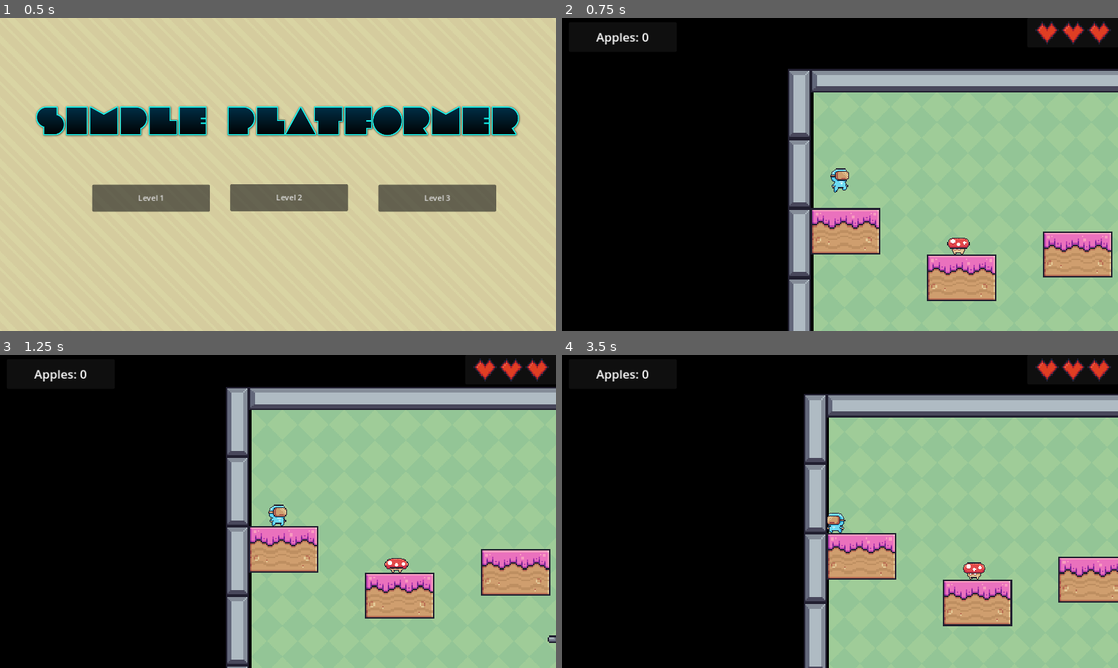
Above: before the commit, frames 1-4 (two rows, left to right).
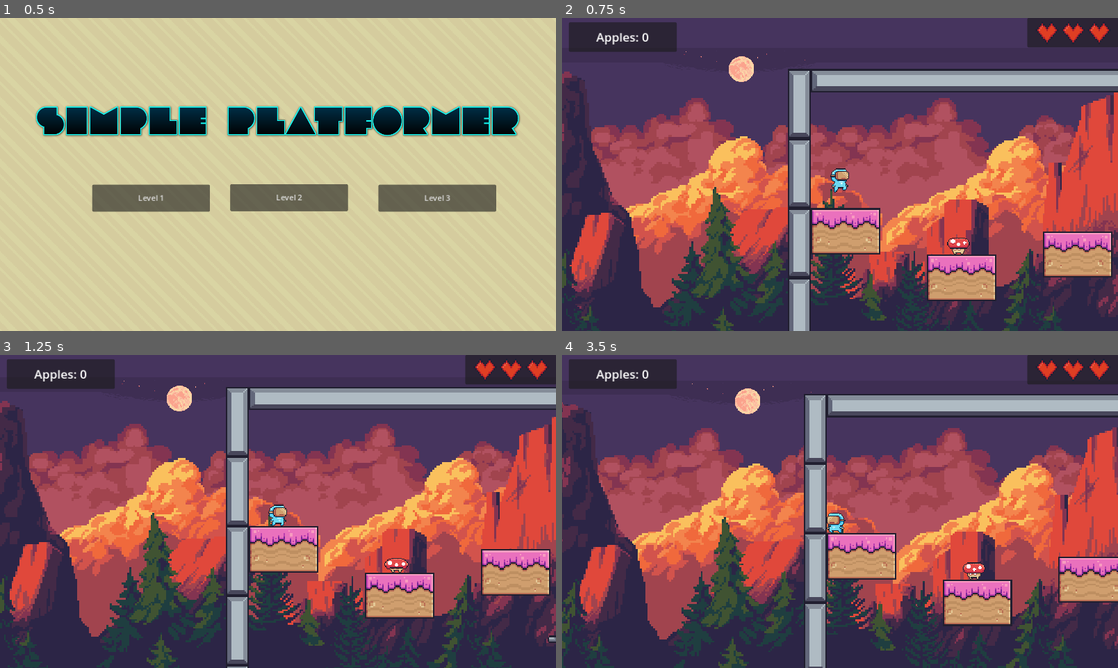
Above: after the commit, the same moments.

Repository: spageektti/simple-platformer-godot
Game: Godot game, scene res://scenes/menu/main_menu.tscn
The game is run twice, just before and just after one commit, with the same random seed, the same clock (stepped at 60 frames per second) and the same inputs.
Inputs:
- Up to frame 1 (0.5 s): no input
- Up to frame 2 (0.75 s): click "Level 3" at 0.5 s
- Up to frame 3 (1.25 s): no input
- Up to frame 4 (3.5 s): hold D (right) 1.28-2.78 s; tap Space (up) at 1.52, 2.27 s; hold Left (left) from 2.78 s (still down)

Frame 1 is identical in both runs. In frame 2, 86% of the frame differs, in the area x 0-100%, y 0-100%; in frame 3, 86%; in frame 4, 86%.

Commit message:
Finish background level 1 and 3

Diff:
--- a/scenes/levels/level1.tscn
+++ b/scenes/levels/level1.tscn
@@ -13,6 +13,11 @@
 [ext_resource type="PackedScene" uid="uid://dlq3pmsxs2l7w" path="res://scenes/objects/platforms/gold_moving_platform.tscn" id="9_rsjcs"]
 [ext_resource type="Texture2D" uid="uid://c6tbk8xp0vorn" path="res://assets/paused.png" id="10_mfjpi"]
 [ext_resource type="PackedScene" uid="uid://dfc1pgj3xjeqk" path="res://scenes/objects/characters/mushroom.tscn" id="11_2nwsn"]
+[ext_resource type="Texture2D" uid="uid://bjhg46g3s1845" path="res://assets/backgrounds/mountains/sky.png" id="14_8hr0l"]
+[ext_resource type="Texture2D" uid="uid://dwvukwcb3bpu" path="res://assets/backgrounds/mountains/far-clouds.png" id="15_3a3t3"]
+[ext_resource type="Texture2D" uid="uid://dm0mcwlh2lgrs" path="res://assets/backgrounds/mountains/near-clouds.png" id="16_g4xui"]
+[ext_resource type="Texture2D" uid="uid://dgmax7lcjx6uf" path="res://assets/backgrounds/mountains/mountains.png" id="17_u2kso"]
+[ext_resource type="Texture2D" uid="uid://dpmuldl0cwkcg" path="res://assets/backgrounds/mountains/trees.png" id="18_tk7ef"]
 
 [sub_resource type="TileSetAtlasSource" id="TileSetAtlasSource_poheg"]
 texture = ExtResource("2_cn4ln")
@@ -621,6 +626,7 @@
 [node name="Node" type="Node"]
 
 [node name="TextureRect" type="TextureRect" parent="."]
+visible = false
 texture_filter = 1
 offset_right = 3665.0
 offset_bottom = 684.0
@@ -922,5 +928,78 @@
 [node name="mushroom6" parent="." instance=ExtResource("11_2nwsn")]
 position = Vector2(3327, 53)
 
+[node name="ParallaxBackground" type="ParallaxBackground" parent="."]
+
+[node name="ParallaxLayer" type="ParallaxLayer" parent="ParallaxBackground"]
+position = Vector2(0, 1)
+motion_scale = Vector2(0.4, 0.4)
+motion_mirroring = Vector2(3200, 2400)
+
+[node name="Sprite2D" type="Sprite2D" parent="ParallaxBackground/ParallaxLayer"]
+texture_filter = 1
+texture = ExtResource("14_8hr0l")
+centered = false
+region_enabled = true
+region_rect = Rect2(0, 0, 3200, 2400)
+
+[node name="ParallaxLayer4" type="ParallaxLayer" parent="ParallaxBackground"]
+texture_filter = 1
+position = Vector2(0, -150)
+scale = Vector2(4, 4)
+motion_scale = Vector2(0.6, 0.6)
+motion_mirroring = Vector2(2048, 2048)
+
+[node name="Sprite2D" type="Sprite2D" parent="ParallaxBackground/ParallaxLayer4"]
+texture_filter = 1
+texture_repeat = 2
+texture = ExtResource("15_3a3t3")
+centered = false
+region_enabled = true
+region_rect = Rect2(0, 0, 2400, 240)
+
+[node name="ParallaxLayer5" type="ParallaxLayer" parent="ParallaxBackground"]
+texture_filter = 1
+position = Vector2(0, -150)
+scale = Vector2(4, 4)
+motion_scale = Vector2(0.8, 0.8)
+motion_mirroring = Vector2(2048, 2048)
+
+[node name="Sprite2D" type="Sprite2D" parent="ParallaxBackground/ParallaxLayer5"]
+texture_filter = 1
+texture_repeat = 2
+texture = ExtResource("16_g4xui")
+centered = false
+region_enabled = true
+region_rect = Rect2(0, 0, 2400, 240)
+
+[node name="ParallaxLayer3" type="ParallaxLayer" parent="ParallaxBackground"]
+texture_filter = 1
+position = Vector2(0, -150)
+scale = Vector2(4, 4)
+motion_scale = Vector2(0.4, 0.4)
+motion_mirroring = Vector2(2048, 2048)
+
+[node name="Sprite2D" type="Sprite2D" parent="ParallaxBackground/ParallaxLayer3"]
+texture_filter = 1
+texture_repeat = 2
+texture = ExtResource("17_u2kso")
+centered = false
+region_enabled = true
+region_rect = Rect2(0, 0, 2400, 240)
+
+[node name="ParallaxLayer2" type="ParallaxLayer" parent="ParallaxBackground"]
+position = Vector2(0, -150)
+scale = Vector2(4, 4)
+motion_scale = Vector2(0.6, 0.6)
+motion_mirroring = Vector2(2048, 2048)
+
+[node name="Sprite2D" type="Sprite2D" parent="ParallaxBackground/ParallaxLayer2"]
+texture_filter = 1
+texture_repeat = 2
+texture = ExtResource("18_tk7ef")
+centered = false
+region_enabled = true
+region_rect = Rect2(0, 0, 2400, 240)
+
 [connection signal="pressed" from="UI/Pause/Panel/VBoxContainer/Resume" to="UI/Pause" method="_on_resume_pressed"]
 [connection signal="pressed" from="UI/Pause/Panel/VBoxContainer/MainMenu" to="UI/Pause" method="_on_main_menu_pressed"]
--- a/scenes/levels/level3.tscn
+++ b/scenes/levels/level3.tscn
@@ -14,6 +14,11 @@
 [ext_resource type="PackedScene" uid="uid://cn23b1p2ut1vd" path="res://scenes/objects/items/collectable.tscn" id="9_vafmq"]
 [ext_resource type="Script" path="res://fall_area.gd" id="10_3sm1c"]
 [ext_resource type="PackedScene" uid="uid://dfc1pgj3xjeqk" path="res://scenes/objects/characters/mushroom.tscn" id="11_1dsek"]
+[ext_resource type="Texture2D" uid="uid://bjhg46g3s1845" path="res://assets/backgrounds/mountains/sky.png" id="15_p01as"]
+[ext_resource type="Texture2D" uid="uid://dwvukwcb3bpu" path="res://assets/backgrounds/mountains/far-clouds.png" id="16_n01bj"]
+[ext_resource type="Texture2D" uid="uid://dm0mcwlh2lgrs" path="res://assets/backgrounds/mountains/near-clouds.png" id="17_ncwym"]
+[ext_resource type="Texture2D" uid="uid://dgmax7lcjx6uf" path="res://assets/backgrounds/mountains/mountains.png" id="18_alwxw"]
+[ext_resource type="Texture2D" uid="uid://dpmuldl0cwkcg" path="res://assets/backgrounds/mountains/trees.png" id="19_5xv02"]
 
 [sub_resource type="TileSetAtlasSource" id="TileSetAtlasSource_poheg"]
 texture = ExtResource("2_1goq6")
@@ -614,6 +619,7 @@
 [node name="Node" type="Node"]
 
 [node name="TextureRect" type="TextureRect" parent="."]
+visible = false
 texture_filter = 1
 offset_left = 1.0
 offset_top = -2.0
@@ -918,6 +924,79 @@
 [node name="collectable39" parent="." instance=ExtResource("9_vafmq")]
 position = Vector2(1792, 128)
 
+[node name="ParallaxBackground" type="ParallaxBackground" parent="."]
+
+[node name="ParallaxLayer" type="ParallaxLayer" parent="ParallaxBackground"]
+position = Vector2(0, 1)
+motion_scale = Vector2(0.4, 0.4)
+motion_mirroring = Vector2(3200, 2400)
+
+[node name="Sprite2D" type="Sprite2D" parent="ParallaxBackground/ParallaxLayer"]
+texture_filter = 1
+texture = ExtResource("15_p01as")
+centered = false
+region_enabled = true
+region_rect = Rect2(0, 0, 3200, 2400)
+
+[node name="ParallaxLayer4" type="ParallaxLayer" parent="ParallaxBackground"]
+texture_filter = 1
+position = Vector2(0, -150)
+scale = Vector2(4, 4)
+motion_scale = Vector2(0.6, 0.6)
+motion_mirroring = Vector2(2048, 2048)
+
+[node name="Sprite2D" type="Sprite2D" parent="ParallaxBackground/ParallaxLayer4"]
+texture_filter = 1
+texture_repeat = 2
+texture = ExtResource("16_n01bj")
+centered = false
+region_enabled = true
+region_rect = Rect2(0, 0, 2400, 240)
+
+[node name="ParallaxLayer5" type="ParallaxLayer" parent="ParallaxBackground"]
+texture_filter = 1
+position = Vector2(0, -150)
+scale = Vector2(4, 4)
+motion_scale = Vector2(0.8, 0.8)
+motion_mirroring = Vector2(2048, 2048)
+
+[node name="Sprite2D" type="Sprite2D" parent="ParallaxBackground/ParallaxLayer5"]
+texture_filter = 1
+texture_repeat = 2
+texture = ExtResource("17_ncwym")
+centered = false
+region_enabled = true
+region_rect = Rect2(0, 0, 2400, 240)
+
+[node name="ParallaxLayer3" type="ParallaxLayer" parent="ParallaxBackground"]
+texture_filter = 1
+position = Vector2(0, -150)
+scale = Vector2(4, 4)
+motion_scale = Vector2(0.4, 0.4)
+motion_mirroring = Vector2(2048, 2048)
+
+[node name="Sprite2D" type="Sprite2D" parent="ParallaxBackground/ParallaxLayer3"]
+texture_filter = 1
+texture_repeat = 2
+texture = ExtResource("18_alwxw")
+centered = false
+region_enabled = true
+region_rect = Rect2(0, 0, 2400, 240)
+
+[node name="ParallaxLayer2" type="ParallaxLayer" parent="ParallaxBackground"]
+position = Vector2(0, -150)
+scale = Vector2(4, 4)
+motion_scale = Vector2(0.6, 0.6)
+motion_mirroring = Vector2(2048, 2048)
+
+[node name="Sprite2D" type="Sprite2D" parent="ParallaxBackground/ParallaxLayer2"]
+texture_filter = 1
+texture_repeat = 2
+texture = ExtResource("19_5xv02")
+centered = false
+region_enabled = true
+region_rect = Rect2(0, 0, 2400, 240)
+
 [connection signal="pressed" from="UI/Pause/Panel/VBoxContainer/Resume" to="UI/Pause" method="_on_resume_pressed"]
 [connection signal="pressed" from="UI/Pause/Panel/VBoxContainer/MainMenu" to="UI/Pause" method="_on_main_menu_pressed"]
 [connection signal="body_entered" from="Area2D" to="Area2D" method="_on_body_entered"]
Not shown: 1 places in scenes/levels/level1.tscn that only renumber resources
Not shown: 1 places in scenes/levels/level3.tscn that only renumber resources
